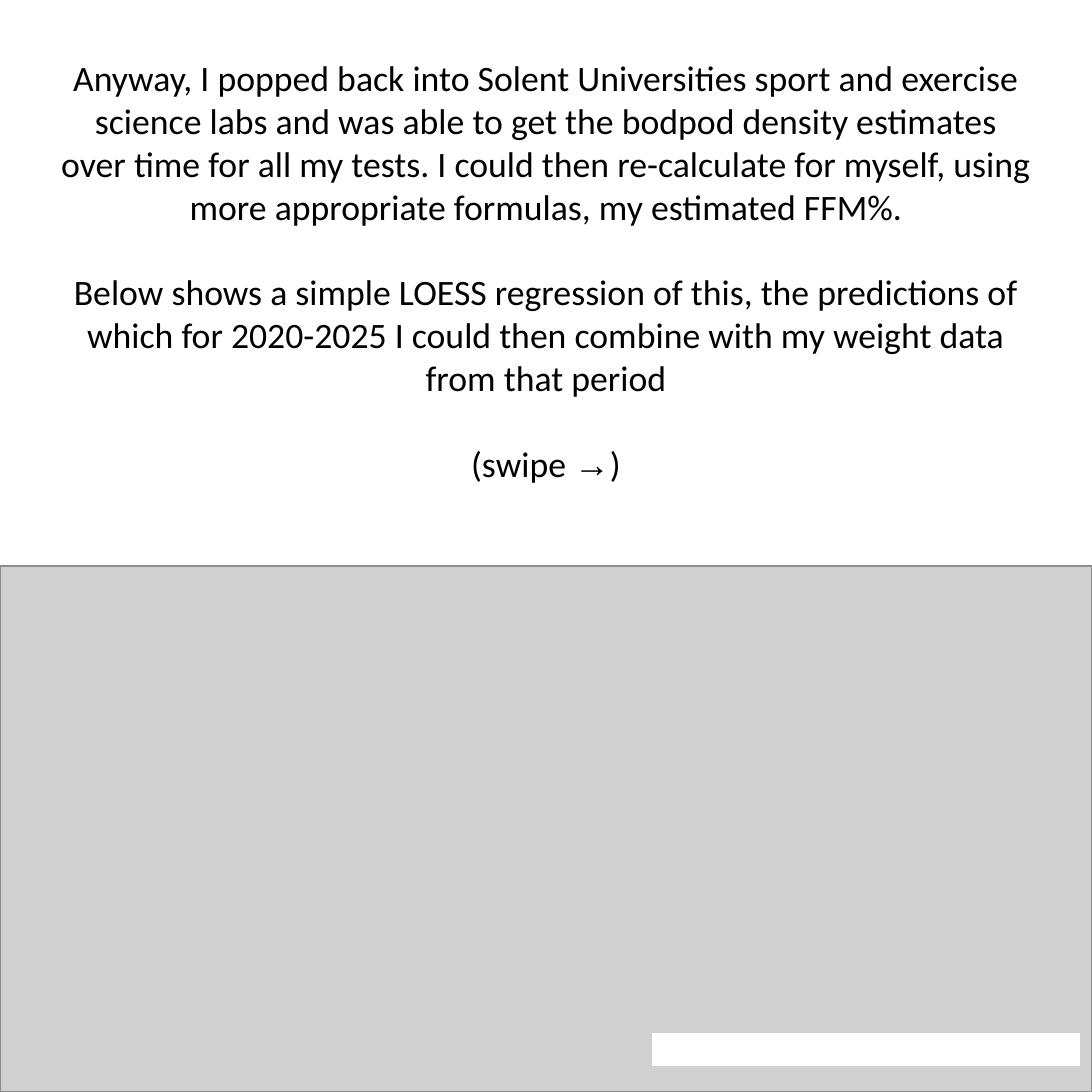
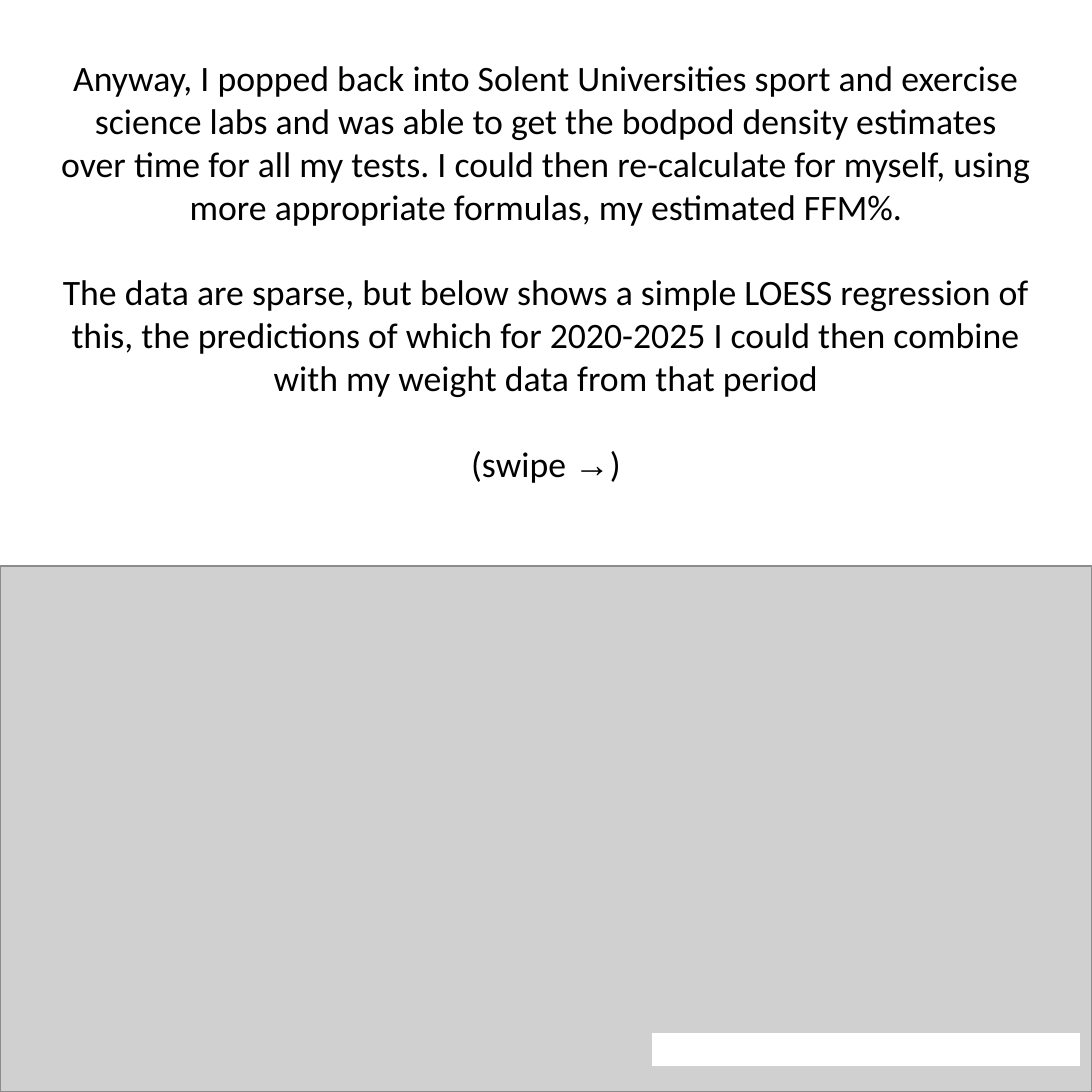
Before and after one commit to jamessteeleii/blackpill_progress, a slide deck: slide 12 of images/carousel.pptx. Drawn at 1092x1092 pixels with LibreOffice and Linux fonts; fonts in the diff are those of the drawing; grey boxes stand for pictures. Boxes give left, top, right and bottom in pixels: in the first picture for what was removed or moved away, otherwise in the second. Text is boxed around its words. In the diff, an @@ line names an element or a change of style, - is before the commit and + after.

```diff
--- a/images/carousel.pptx
+++ b/images/carousel.pptx
@@ text at (x1=63, y1=280, x2=1029, y2=397): text changed @@
-Below shows a simple LOESS regression of this, the predictions of which for 2020-2025 I could then combine with my weight data from that period
+The data are sparse, but below shows a simple LOESS regression of this, the predictions of which for 2020-2025 I could then combine with my weight data from that period
```
Also in this commit, not shown: 10 other slides changed, 23 other files.
